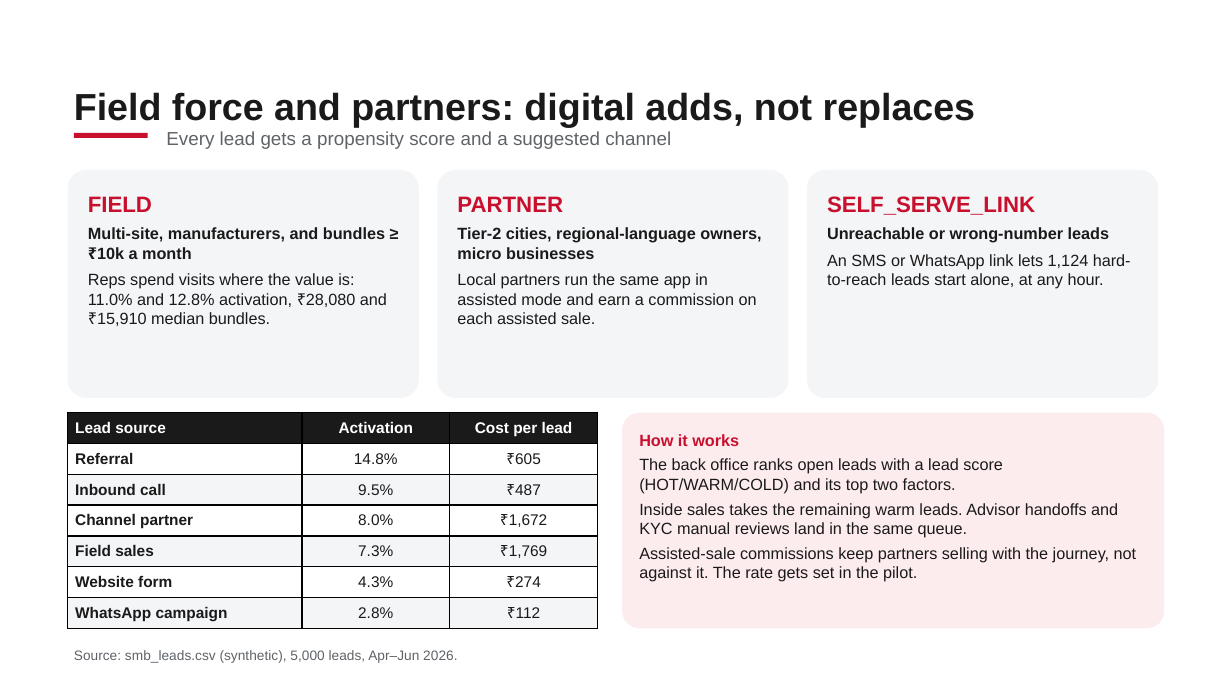
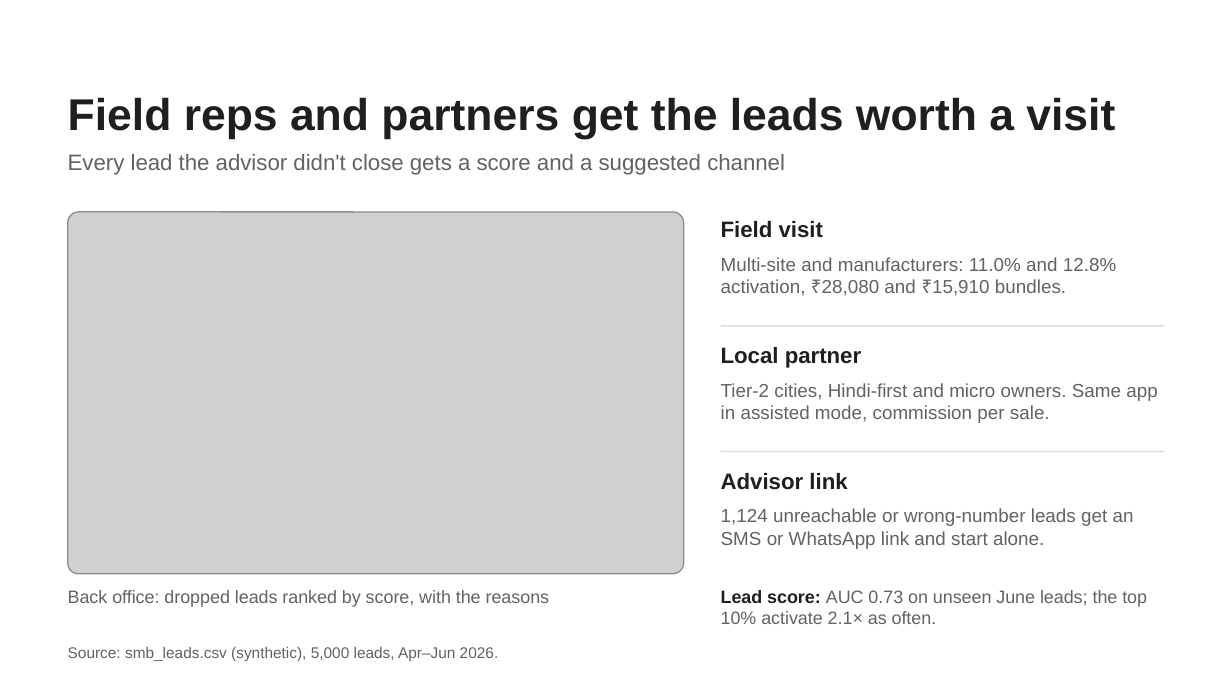
Before and after one commit to bhaweshwar/airtel-sync-udyam-digital, a slide deck: slide 7 of docs/deck/udyam-digital-business-case.pptx. Drawn at 1232x693 pixels with LibreOffice and Linux fonts; fonts in the diff are those of the drawing; grey boxes stand for pictures; background and template pictures are left out. Boxes give left, top, right and bottom in pixels: in the first picture for what was removed or moved away, otherwise in the second. Text is boxed around its words. In the diff, an @@ line names an element or a change of style, - is before the commit and + after.

```diff
--- a/docs/deck/udyam-digital-business-case.pptx
+++ b/docs/deck/udyam-digital-business-case.pptx
@@ text at box(68, 97, 1115, 139): text changed; size 22 to 26 pt; text colour #1A1A1A to #1F1F1F @@
-Field force and partners: digital adds, not replaces
+Field reps and partners get the leads worth a visit
@@ rectangle removed at box(74, 133, 148, 138) @@
@@ text at box(68, 154, 785, 175): text changed; size 11 to 13 pt @@
-Every lead gets a propensity score and a suggested channel
+Every lead the advisor didn't close gets a score and a suggested channel
@@ rounded rectangle removed at box(68, 170, 419, 398) @@
-FIELD
-Multi-site, manufacturers, and bundles ≥ ₹10k a month
-Reps spend visits where the value is: 11.0% and 12.8% activation, ₹28,080 and ₹15,910 median bundles.
@@ rounded rectangle removed at box(437, 170, 788, 398) @@
-PARTNER
-Tier-2 cities, regional-language owners, micro businesses
-Local partners run the same app in assisted mode and earn a commission on each assisted sale.
@@ rounded rectangle removed at box(807, 170, 1158, 398) @@
-SELF_SERVE_LINK
-Unreachable or wrong-number leads
-An SMS or WhatsApp link lets 1,124 hard-to-reach leads start alone, at any hour.
@@ picture added at box(68, 212, 684, 574) @@
@@ text added at box(721, 221, 823, 238), 13 pt, text #1F1F1F, bold @@
+Field visit
@@ text added at box(721, 257, 1116, 296), 11 pt, text #5F6368 @@
+Multi-site and manufacturers: 11.0% and 12.8% activation, ₹28,080 and ₹15,910 bundles.
@@ rectangle added at box(721, 325, 1164, 326), fill #DADDE1 @@
@@ text added at box(721, 347, 861, 368), 13 pt, text #1F1F1F, bold @@
+Local partner
@@ text added at box(721, 383, 1157, 423), 11 pt, text #5F6368 @@
+Tier-2 cities, Hindi-first and micro owners. Same app in assisted mode, commission per sale.
@@ table removed at box(68, 413, 598, 628), 7 rows, 3 columns @@
-Lead source | Activation | Cost per lead
-Referral | 14.8% | ₹605
-Inbound call | 9.5% | ₹487
-Channel partner | 8.0% | ₹1,672
-Field sales | 7.3% | ₹1,769
-Website form | 4.3% | ₹274
-WhatsApp campaign | 2.8% | ₹112
@@ rounded rectangle removed at box(622, 413, 1164, 628) @@
-How it works
-The back office ranks open leads with a lead score (HOT/WARM/COLD) and its top two factors.
-Inside sales takes the remaining warm leads. Advisor handoffs and KYC manual reviews land in the same queue.
-Assisted-sale commissions keep partners selling with the journey, not against it. The rate gets set in the pilot.
@@ rectangle added at box(721, 451, 1164, 452), fill #DADDE1 @@
@@ text added at box(721, 473, 847, 490), 13 pt, text #1F1F1F, bold @@
+Advisor link
@@ text added at box(721, 508, 1134, 549), 11 pt, text #5F6368 @@
+1,124 unreachable or wrong-number leads get an SMS or WhatsApp link and start alone.
@@ text added at box(68, 590, 550, 607), 10.5 pt, text #5F6368 @@
+Back office: dropped leads ranked by score, with the reasons
@@ text added at box(721, 590, 1147, 624), 10.5 pt, text #5F6368 @@
+Lead score: AUC 0.73 on unseen June leads; the top 10% activate 2.1× as often.
@@ text "Source: smb_leads.csv (synthetic), 5,000 leads, ..." at box(68, 647, 499, 661): size 8 to 9 pt @@
```
Also in this commit, not shown: 8 other slides changed, 1 slide added, 1 slide removed, 9 other files.
